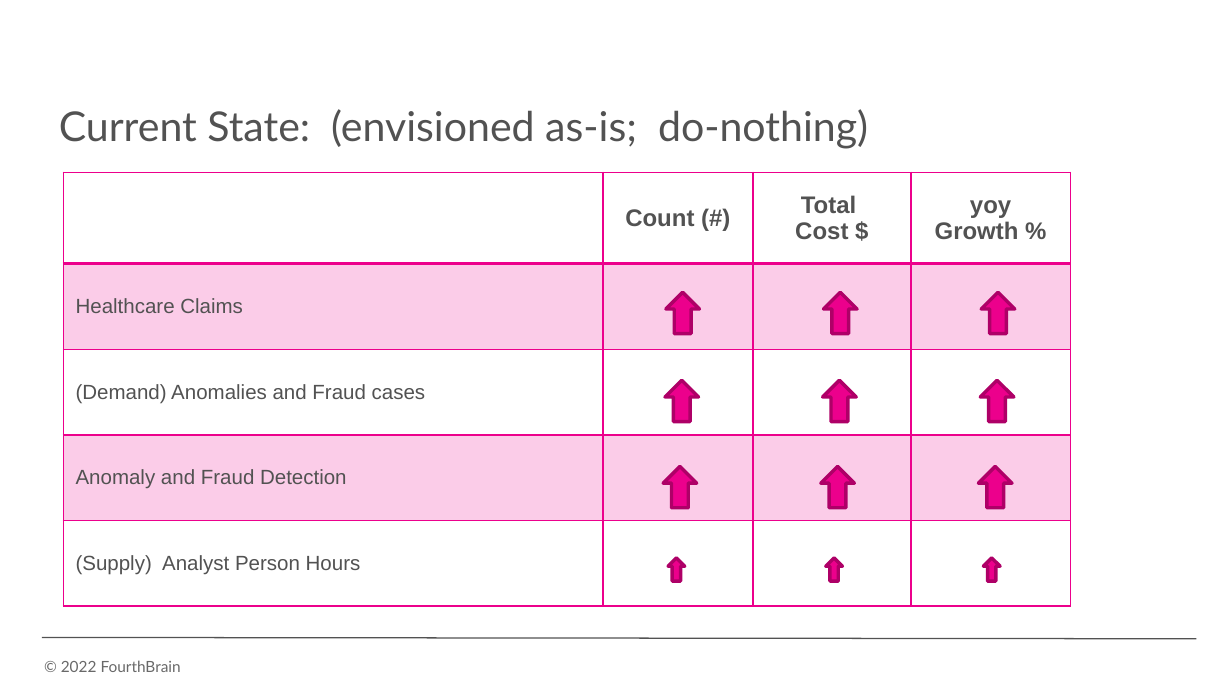
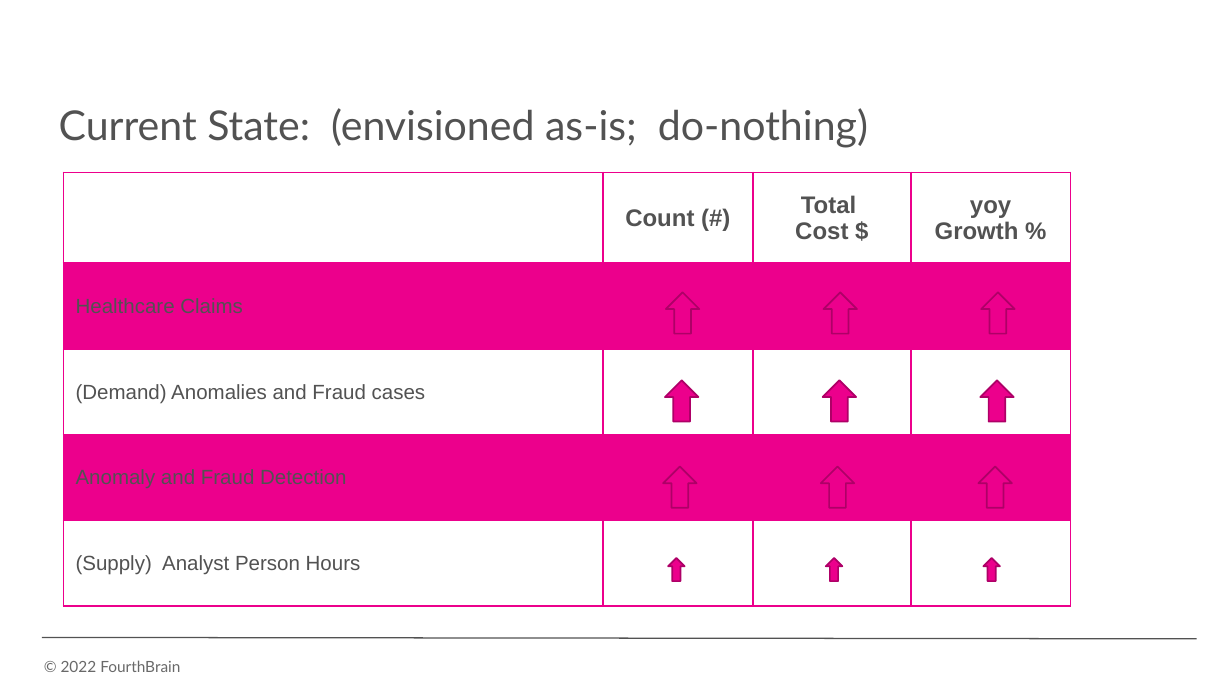
Before and after one commit to monika0603/MLE10-Capstone-Project, a slide deck: slide 7 of docs/presentation/CapstonePreso_HealthcareAnomaly.pptx. Drawn at 1232x693 pixels with LibreOffice and Linux fonts; fonts in the diff are those of the drawing; background and template pictures are left out. Boxes give left, top, right and bottom in pixels: in the first picture for what was removed or moved away, otherwise in the second. Text is boxed around its words. In the diff, an @@ line names an element or a change of style, - is before the commit and + after.

```diff
--- a/docs/presentation/CapstonePreso_HealthcareAnomaly.pptx
+++ b/docs/presentation/CapstonePreso_HealthcareAnomaly.pptx
@@ text "Current State: (envisioned as-is; do-nothing)" at (59, 108, 868, 148): list level 3 to 1 in "Current State: (envisioned as-is; do-nothing)" @@
@@ table at (63, 172, 1068, 606) @@
@@ fill #EC008C at 20% opacity to #EC008C in 8 cells @@
@@ borders changed @@
@@ outline #AF0068 2 pt to #AE0067 1 pt; proportions changed in 10 elements at (667, 292, 700, 334), (823, 292, 856, 334), (981, 292, 1014, 334), (665, 381, 699, 423), (823, 381, 856, 423), (981, 381, 1014, 423), (663, 467, 696, 509), (821, 467, 854, 509), (978, 467, 1011, 509), (825, 558, 841, 582) @@
```
Also in this commit, not shown: 25 other slides changed, 4 other files.
